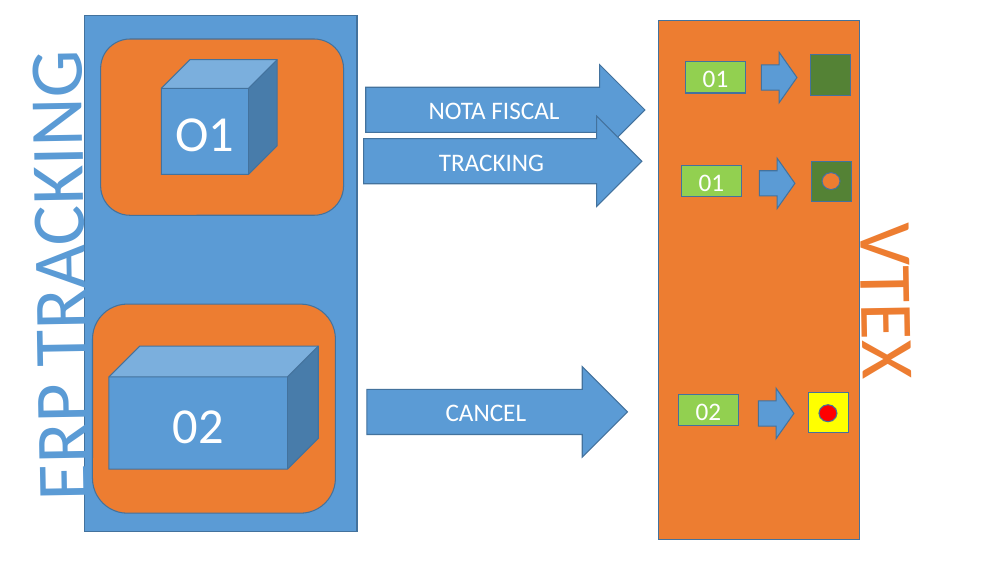
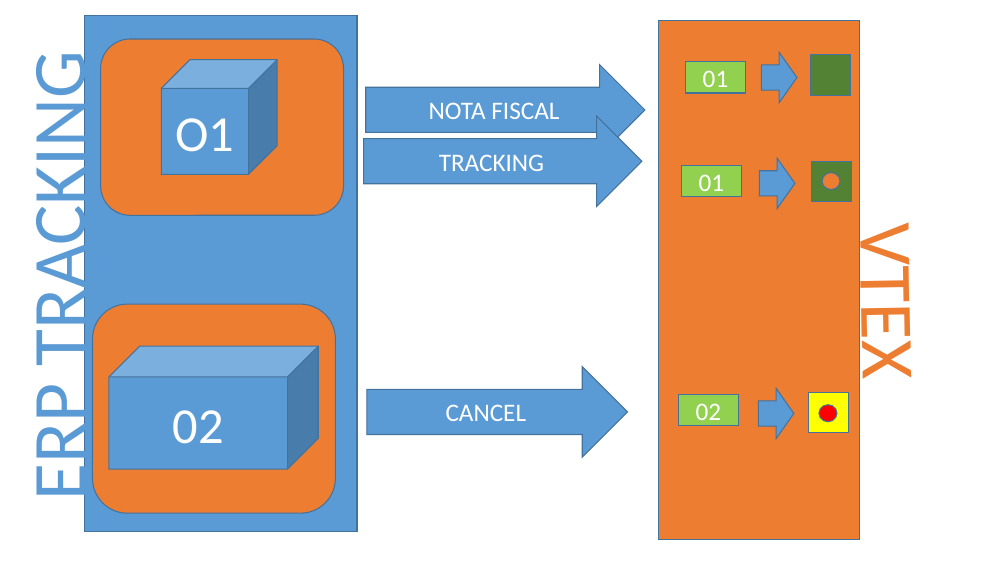
Before and after one commit to adrianoaguiar/vcs.integration.samples, a slide deck: slide 5 of integracao/SKU to VTEXADMIN to SITE.pptx. Drawn at 1008x567 pixels with LibreOffice and Linux fonts; fonts in the diff are those of the drawing. Boxes give left, top, right and bottom in pixels: in the first picture for what was removed or moved away, otherwise in the second. Text is boxed around its words. In the diff, an @@ line names an element or a change of style, - is before the commit and + after.

```diff
--- a/integracao/SKU to VTEXADMIN to SITE.pptx
+++ b/integracao/SKU to VTEXADMIN to SITE.pptx
@@ text "ERP TRACKING" at (13, 82, 105, 498): rotation 269 to 270 degrees @@
```
Also in this commit, not shown: 4 other slides changed, 11 other files.
